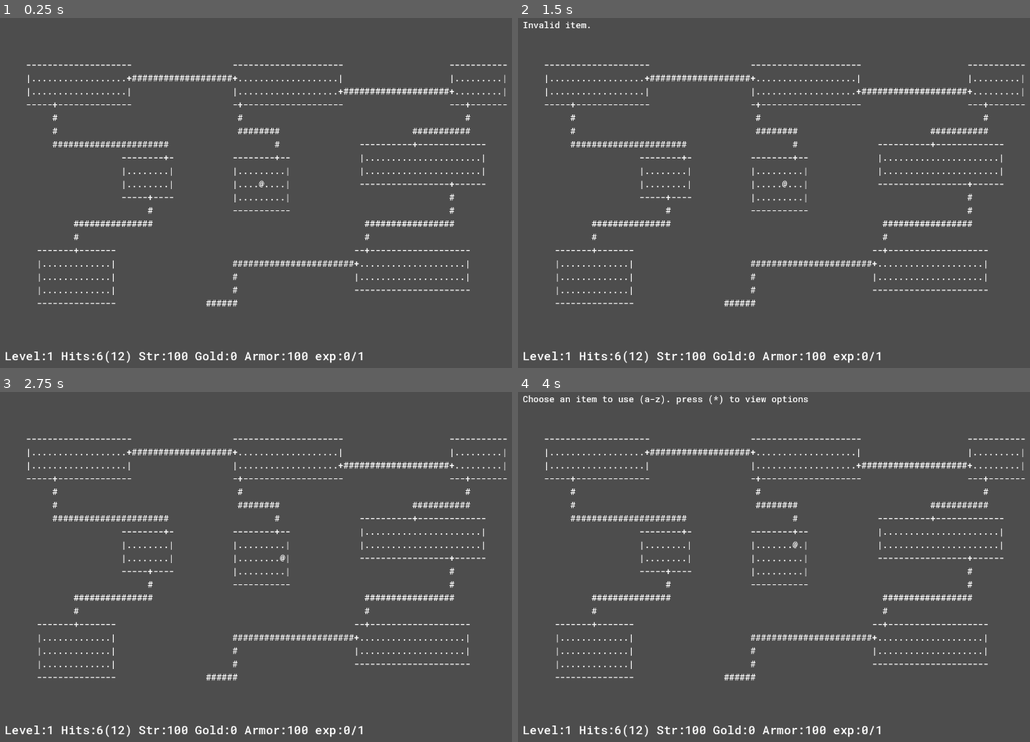
Above: before the commit, frames 1-4 (two rows, left to right).
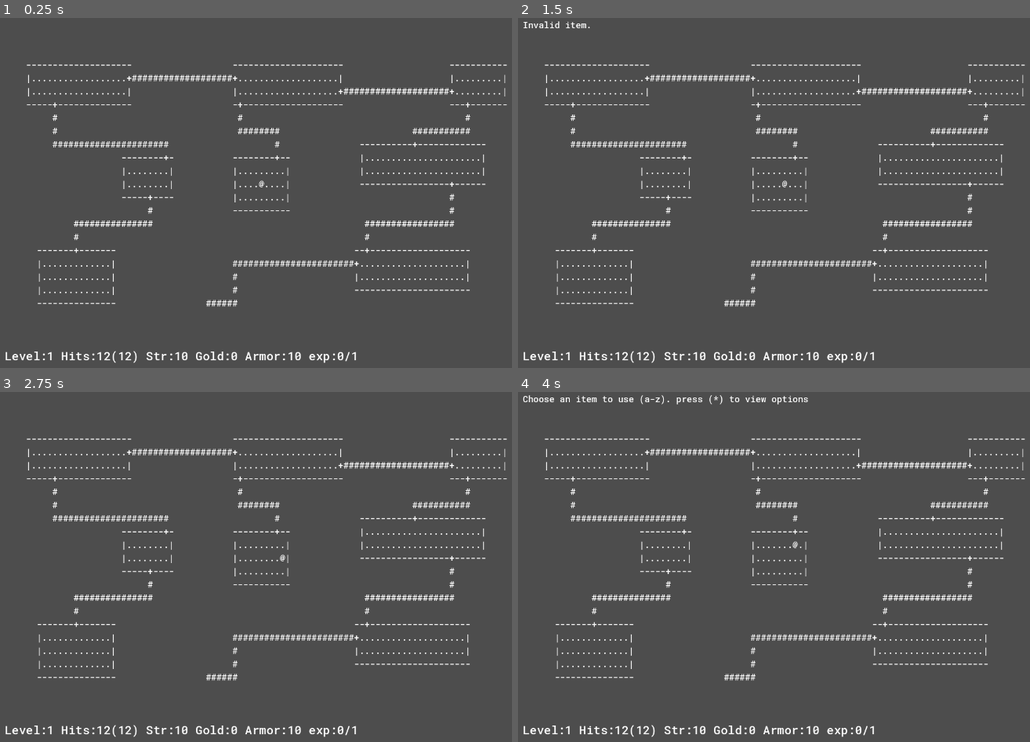
Above: after the commit, the same moments.

Repository: Kristjan-Kessel/GodotRogue
Game: Godot game, scene res://Scenes/main.tscn
Same seed, same stepped clock (60 frames per second), same inputs: the game is played once before the commit and once after it.
Inputs:
- Up to frame 1 (0.25 s): no input
- Up to frame 2 (1.5 s): tap Enter at 0.5 s; hold Right (ui_right) 0.53-1.28 s; tap D (command_drop) at 0.6 s; tap Space (continue) at 1.25 s; hold Down (ui_down) from 1.28 s (still down); tap F (command_find) at 1.35 s
- Up to frame 3 (2.75 s): tap Space (continue) at 2 s; release Down (ui_down) at 2.03 s; hold Right (ui_right) from 2.03 s (still down); tap . (command_rest) at 2.1 s
- Up to frame 4 (4 s): tap Space (continue) at 2.75, 3.5 s; release Right (ui_right) at 2.78 s; hold Up (ui_up) 2.78-3.53 s; tap T (command_take_armor_off) at 2.85 s; hold Left (ui_left) from 3.53 s (still down); tap Q (command_use_item) at 3.6 s

The runs differ from the first frame. In frame 1, 0.5% of the frame differs, in the area x 18-71%, y 95-99%; in frame 2, 0.5%; in frame 3, 0.5%; in frame 4, 0.5%.

Commit message:
Refactor stats to be a node under player instead of class in player

Diff:
--- a/Scenes/main.tscn
+++ b/Scenes/main.tscn
@@ -1,9 +1,10 @@
-[gd_scene load_steps=5 format=3 uid="uid://cv4l8fxqy3bof"]
+[gd_scene load_steps=6 format=3 uid="uid://cv4l8fxqy3bof"]
 
 [ext_resource type="Script" uid="uid://bkvy11motn7uh" path="res://Scripts/main.gd" id="1_iie3f"]
 [ext_resource type="Script" uid="uid://caphlodsvhhrj" path="res://Scripts/ui.gd" id="2_vud5e"]
 [ext_resource type="FontFile" uid="uid://bx2lyt3o5pdbd" path="res://RobotoMono-Medium.ttf" id="3_hncvb"]
 [ext_resource type="Script" uid="uid://3fxjowsrxau2" path="res://Scripts/player.gd" id="3_s7dad"]
+[ext_resource type="Script" uid="uid://d4cnboecwqpuu" path="res://Scripts/stats.gd" id="5_pbw6q"]
 
 [node name="Main" type="Node2D"]
 script = ExtResource("1_iie3f")
@@ -36,6 +37,9 @@
 [node name="Player" type="Node2D" parent="."]
 script = ExtResource("3_s7dad")
 
+[node name="Stats" type="Node" parent="Player"]
+script = ExtResource("5_pbw6q")
+
 [node name="Camera2D" type="Camera2D" parent="."]
 position = Vector2(638, 362)
 
--- a/Scripts/Stats.gd
+++ b/Scripts/Stats.gd
@@ -1,25 +1,16 @@
-class_name Stats
 extends Node
 
-var level: int = 1
-var max_hp: int = 12
-var current_hp: int = 12 : set = _set_current_hp
-var strength: int = 10
-var armor: int = 10
-var gold: int = 0
-var current_exp: int = 0 : set = _set_current_exp
-var max_exp: int = 1
+@export var level: int = 1
+@export var max_hp: int = 12
+@export var current_hp: int = 12 : set = _set_current_hp
+@export var strength: int = 10
+@export var armor: int = 10
+@export var gold: int = 0
+@export var current_exp: int = 0 : set = _set_current_exp
+@export var max_exp: int = 1
 
 var bonus_armor = 0
 var bonus_strength = 0
-
-func _init(_level: int, _max_hp: int, _strength: int, _armor: int, _gold: int):
-	level = _level
-	max_hp = _max_hp
-	current_hp = _max_hp/2
-	strength = _strength
-	armor = _armor
-	gold = _gold
 
 func _set_current_exp(new_exp):
 	current_exp = new_exp
--- a/Scripts/player.gd
+++ b/Scripts/player.gd
@@ -20,7 +20,7 @@
 const REPEAT_RATE = 0.1
 var action_delay_timer = 0.0
 
-var stats = Stats.new(1,12,10,10,0)
+@onready var stats = $Stats
 
 # Commands
 enum CommandType {NONE, FIND, MOVE, INVENTORY, DROP, WEAR_ARMOR, WIELD_WEAPON, USE_ITEM} # For commands that take an argument to execute (ex: direction)
--- a/Scripts/ui.gd
+++ b/Scripts/ui.gd
@@ -9,13 +9,13 @@
 	stats_label.text = message
 
 func format_stats(stats):
-	var strength_bonus = "0"
-	var armor_bonus = "0"
+	var strength_bonus = ""
+	var armor_bonus = ""
 
-	if stats.bonus_strength > 0:
+	if stats.bonus_strength >= 1:
 		strength_bonus = "(+%d)" % stats.bonus_strength
 
-	if stats.bonus_armor > 0:
+	if stats.bonus_armor >= 1:
 		armor_bonus = "(+%d)" % stats.bonus_armor
 
 	return "Level:%d Hits:%d(%d) Str:%d%s Gold:%d Armor:%d%s exp:%d/%d" % [
